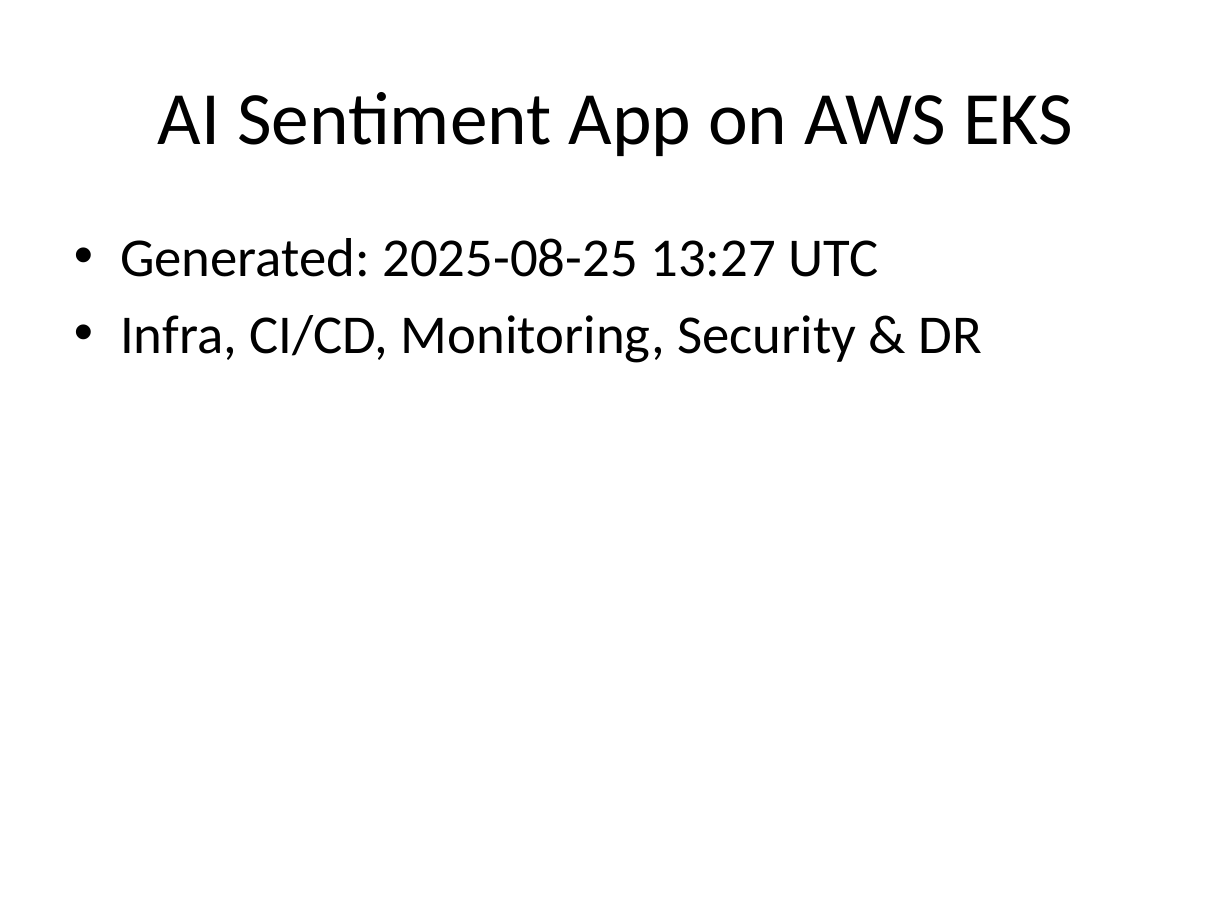
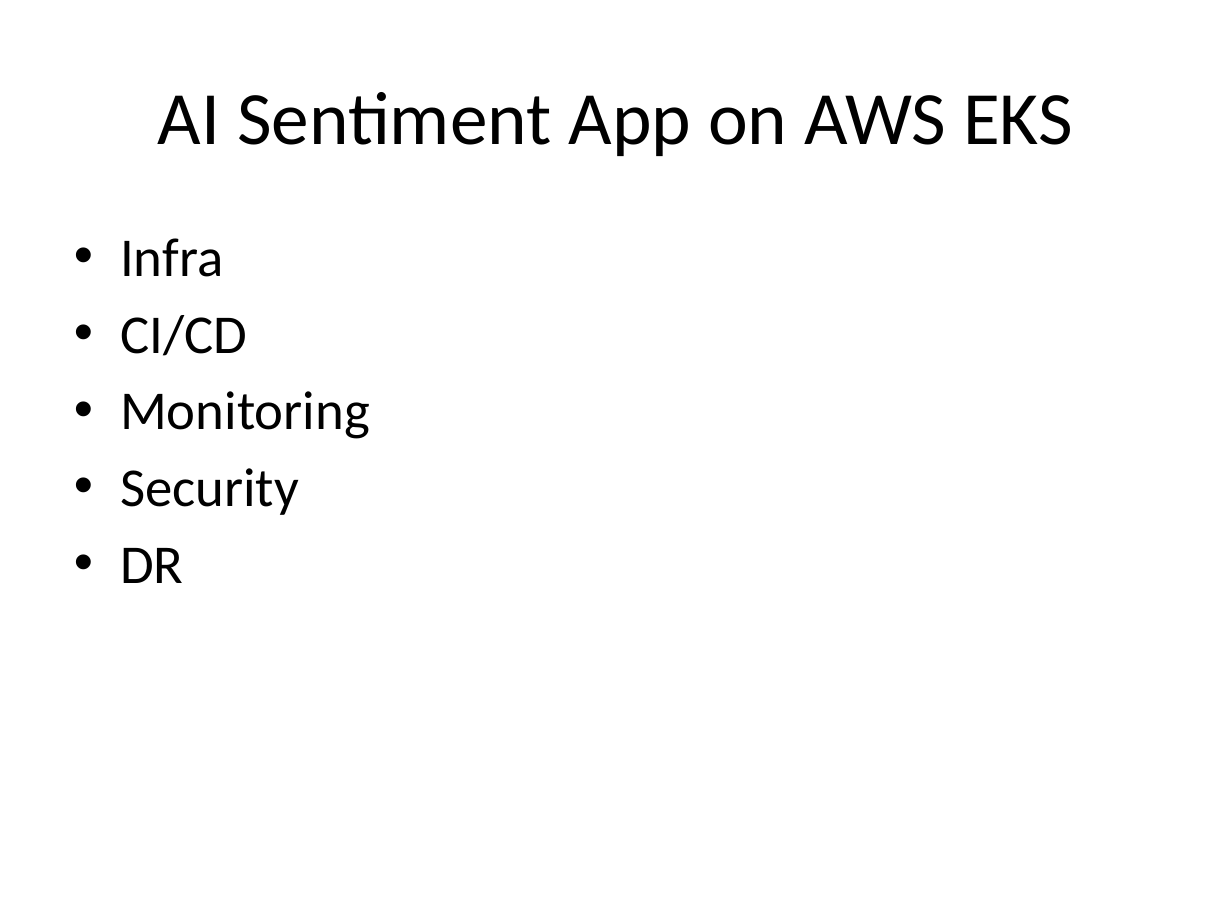
Before and after one commit to bhanusaisuryatejadevops/task, a slide deck: slide 1 of AI_Sentiment_EKS_Presentation.pptx. Drawn at 1232x924 pixels with LibreOffice and Linux fonts; fonts in the diff are those of the drawing. Boxes give left, top, right and bottom in pixels: in the first picture for what was removed or moved away, otherwise in the second. Text is boxed around its words. In the diff, an @@ line names an element or a change of style, - is before the commit and + after.

```diff
--- a/AI_Sentiment_EKS_Presentation.pptx
+++ b/AI_Sentiment_EKS_Presentation.pptx
@@ text at (x1=120, y1=238, x2=370, y2=583): text changed @@
-• Generated: 2025-08-25 13:27 UTC
-• Infra, CI/CD, Monitoring, Security & DR
+• Infra
+• CI/CD
+• Monitoring
+• Security
+• DR
```
Also in this commit, not shown: 3 other slides changed.
